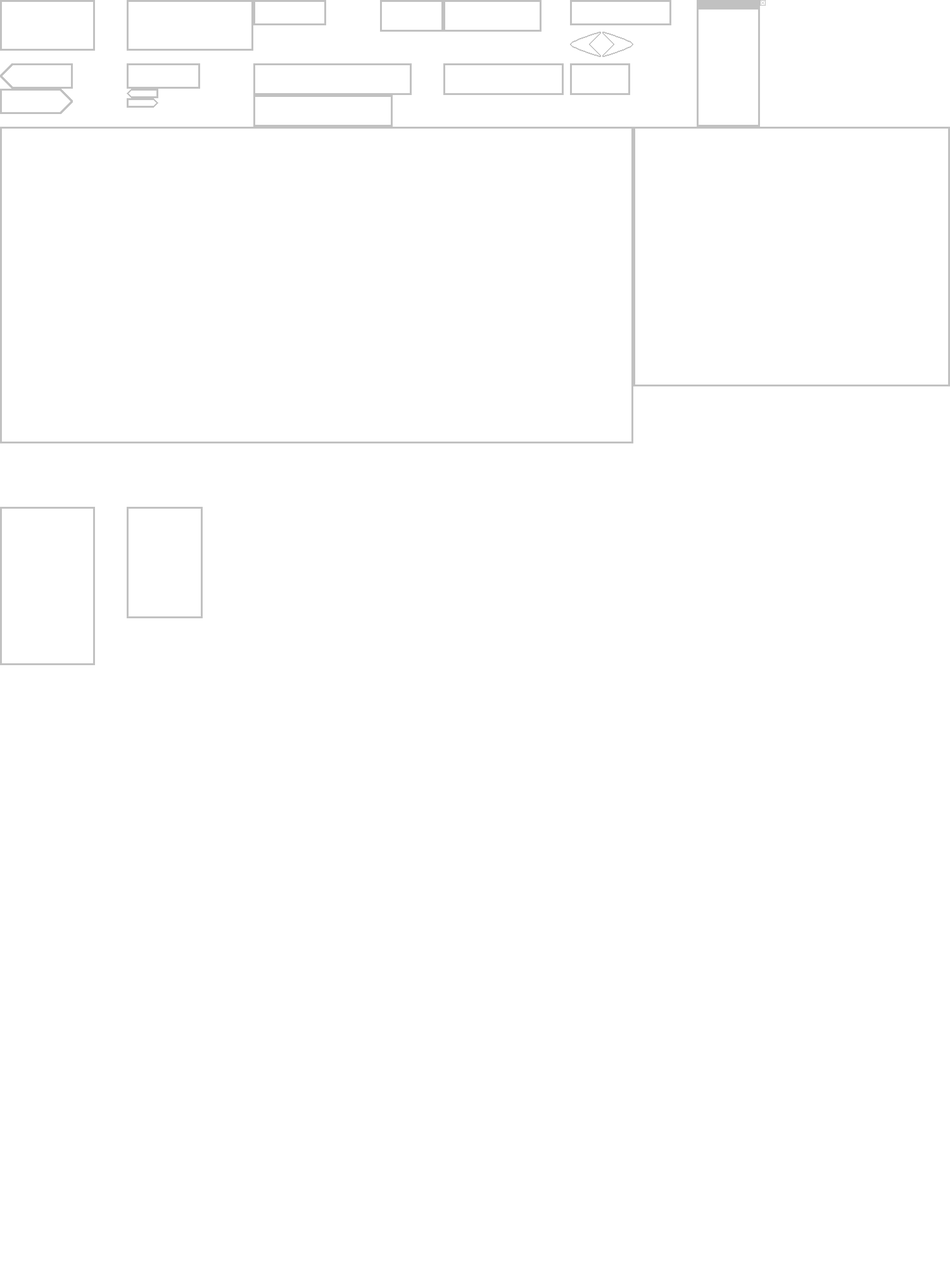
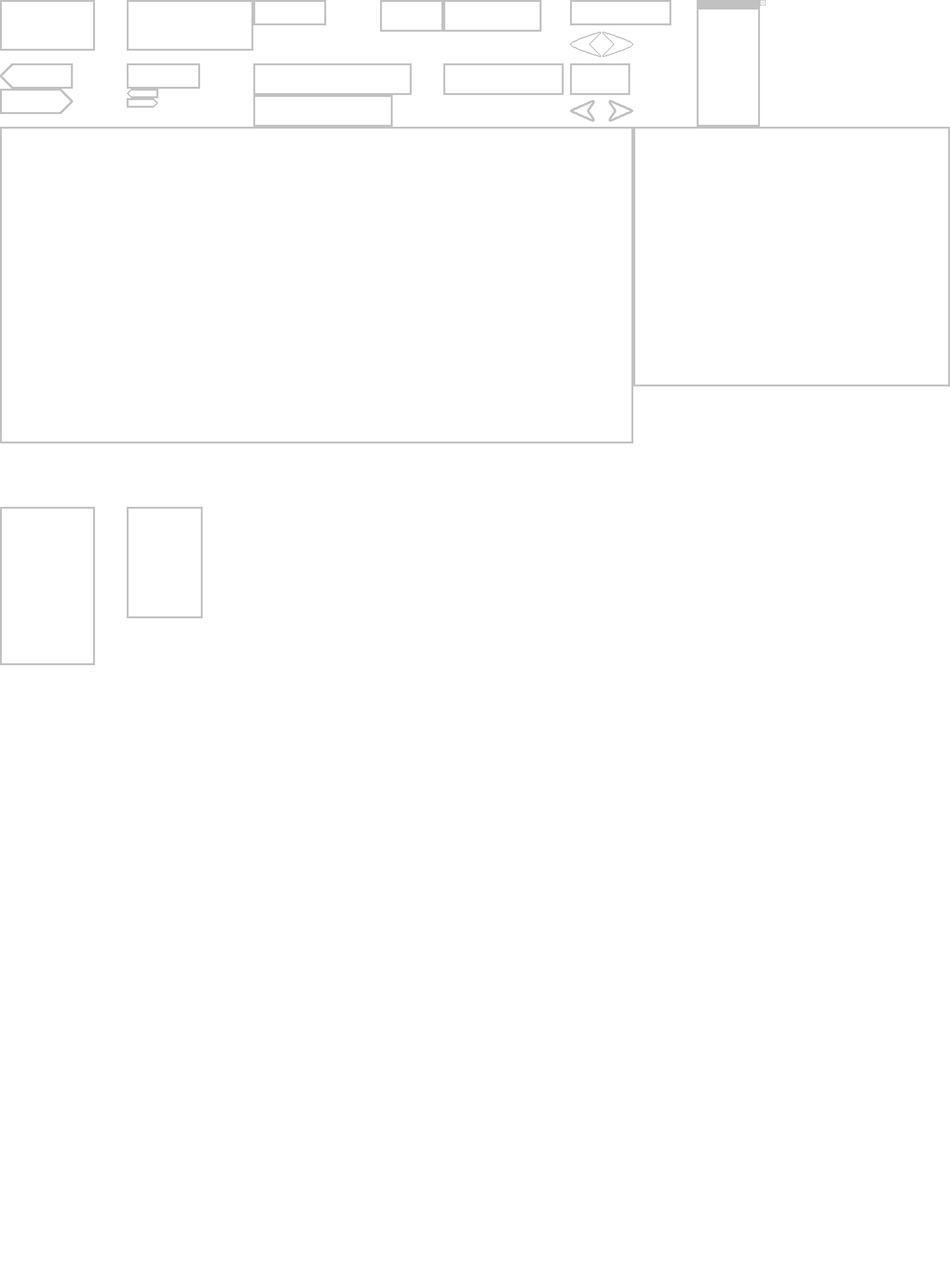
Comparing the layer stacks of the two (950, 1267) images. Changes:
painted on "Background" over (x1=570, y1=100, x2=634, y2=122)
